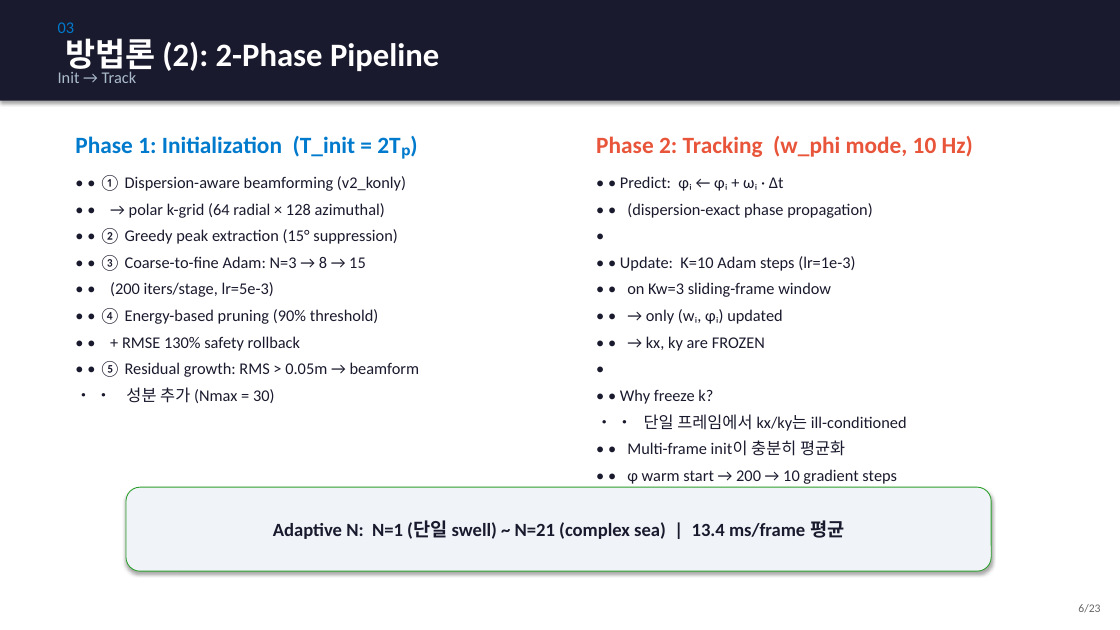
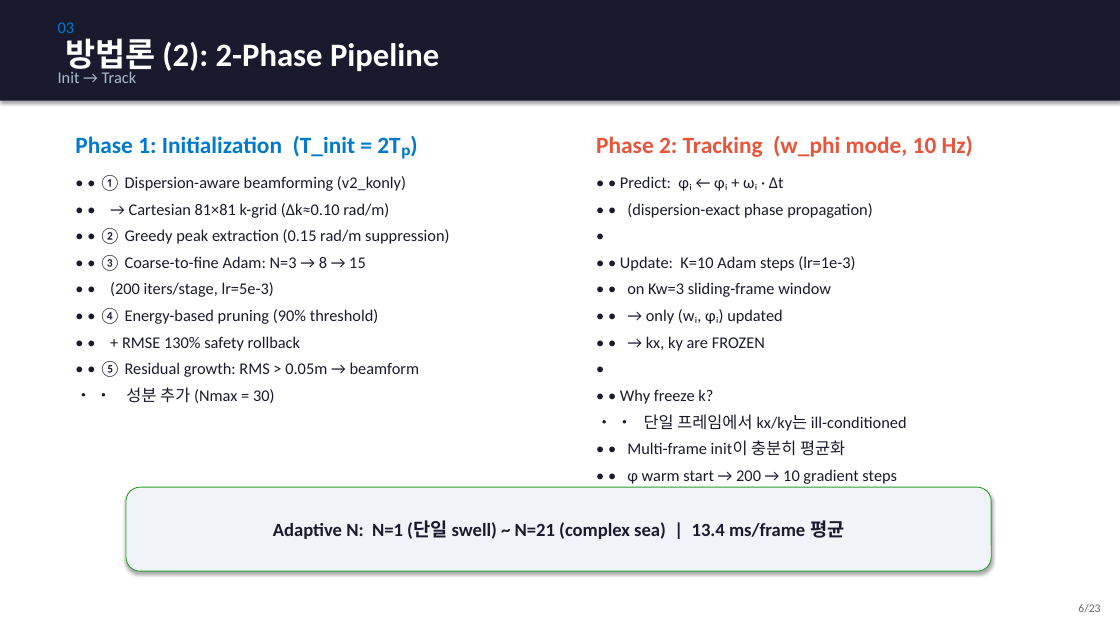
Before and after one commit to SAEYONGPARK94/wavesplat, a slide deck: slide 6 of wavesplat/docs/labmeeting_wavesplat.pptx. Drawn at 1120x630 pixels with LibreOffice and Linux fonts; fonts in the diff are those of the drawing. Boxes give left, top, right and bottom in pixels: in the first picture for what was removed or moved away, otherwise in the second. Text is boxed around its words. In the diff, an @@ line names an element or a change of style, - is before the commit and + after.

```diff
--- a/wavesplat/docs/labmeeting_wavesplat.pptx
+++ b/wavesplat/docs/labmeeting_wavesplat.pptx
@@ text at (99,203,449,244): text changed @@
-• • → polar k-grid (64 radial × 128 azimuthal)
-• • ② Greedy peak extraction (15° suppression)
+• • → Cartesian 81×81 k-grid (Δk≈0.10 rad/m)
+• • ② Greedy peak extraction (0.15 rad/m suppression)
```
Also in this commit, not shown: 1 other file.
